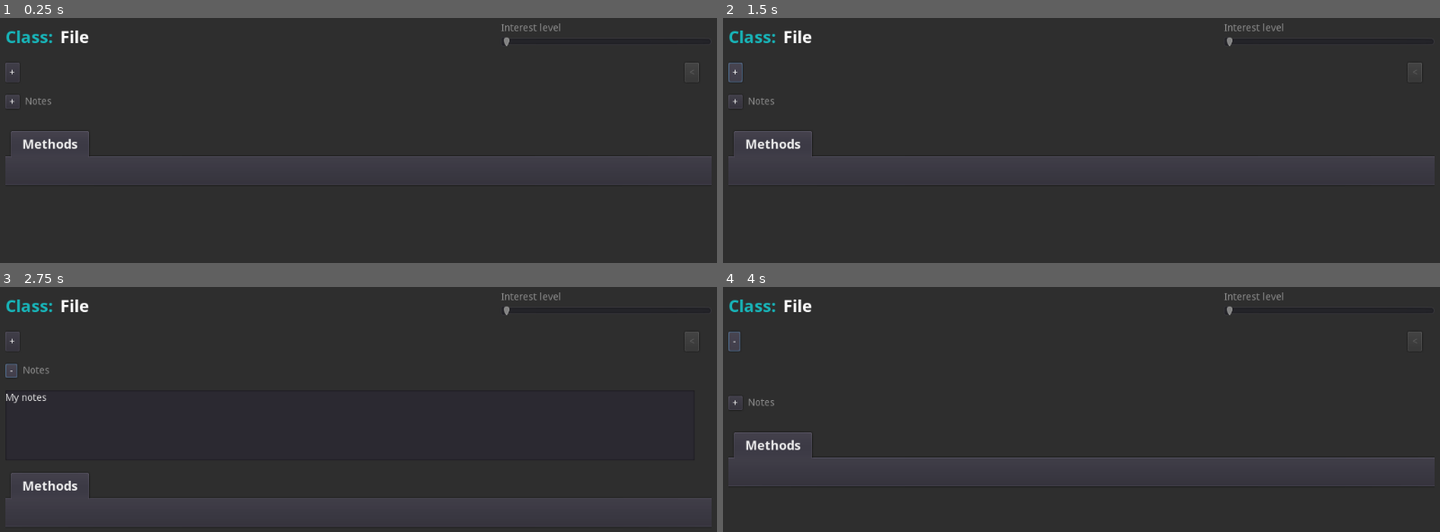
Above: before the commit, frames 1-4 (two rows, left to right).
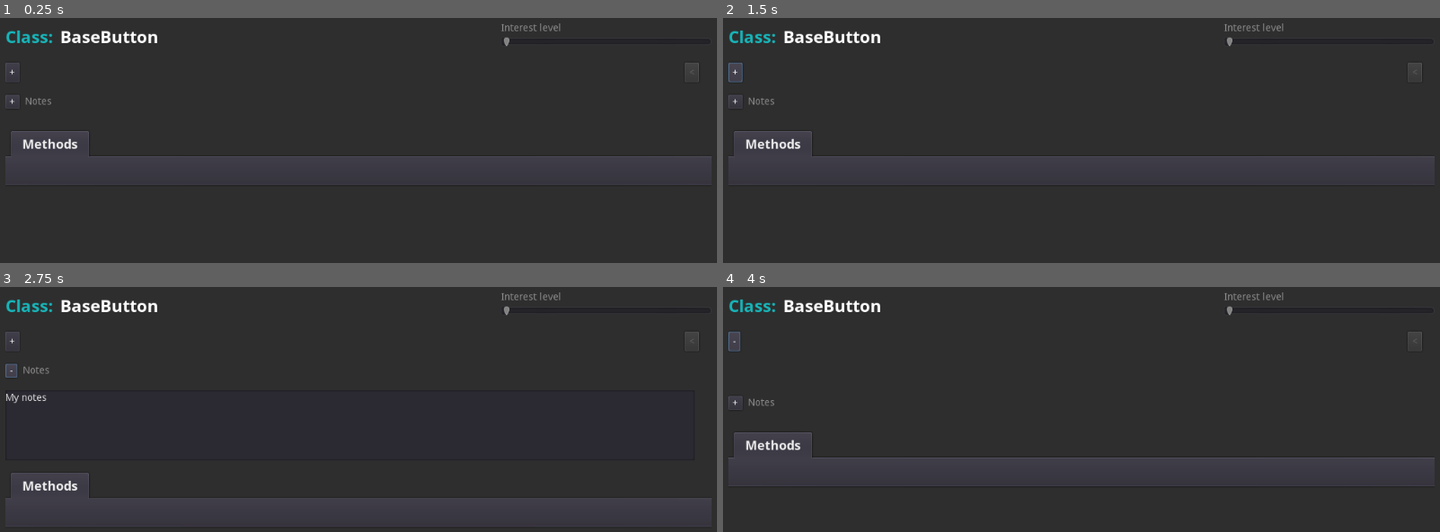
Above: after the commit, the same moments.

Repository: andrew-wilkes/godotbuddy.com
Game: Godot game, scene res://Test.tscn
Two runs of this game, one before a commit and one after it. Both use one fixed random seed, a clock stepped at 60 frames per second and the inputs below. The project has no main scene, so this scene is started directly.
Inputs:
- Up to frame 1 (0.25 s): no input
- Up to frame 2 (1.5 s): click "+" at 0.5 s; click "-" at 1.25 s
- Up to frame 3 (2.75 s): click "+" at 2 s
- Up to frame 4 (4 s): click "-" at 2.75 s; click "+" at 3.5 s

The runs differ from the first frame. In frame 1, 0.4% of the frame differs, in the area x 8-22%, y 5-11%; in frame 2, 0.4%; in frame 3, 0.4%; in frame 4, 0.4%.
Error before the commit: Invalid get index 'File' (on base: 'Dictionary'). (res://ClassDetails.gd:209)
Error after the commit: Invalid get index 'BaseButton' (on base: 'Dictionary'). (res://ClassDetails.gd:216)

Commit message:
Add property descriptions

Diff:
--- a/apps/desktop/ClassDetails.gd
+++ b/apps/desktop/ClassDetails.gd
@@ -32,9 +32,9 @@
 	descbox.hide()
 	notes.get_parent().hide()
 	#update_content("CollisionObject2D")
-	update_content("File")
+	#update_content("File")
 	#update_content("String")
-	#update_content("Button")
+	update_content("BaseButton")
 	#update_content("Array")
 
 
@@ -88,14 +88,20 @@
 				content.append(mstrs[0])
 				descriptions.append(mstrs[1])
 			content.append("[/table]\n")
-			content.append("Method Descriptions")
+			content.append("Method Descriptions\n")
 			for d in descriptions:
 				content.append(d)
 		"properties":
 			content.append("[table=2]")
+			var descriptions = []
 			for key in items.keys():
-				content.append(get_property_string(key, items[key]))
-			content.append("[/table]")
+				var pstrs = get_property_strings(key, items[key])
+				content.append(pstrs[0])
+				descriptions.append(pstrs[1])
+			content.append("[/table]\n")
+			content.append("Property Descriptions\n")
+			for d in descriptions:
+				content.append(d)
 		"theme_items":
 			content.append("[table=2]")
 			for item in items:
@@ -127,7 +133,7 @@
 					content.append("\t\u2022 " + vals[key].name + " = " + vals[key].value + " - " + vals[key].description + "\n")
 		"tutorials":
 			for link in items:
-				content.append(get_link_string(link))
+				content.append("\t" + get_link_string(link))
 	tab.set_content(content.join("\n"))
 
 
@@ -139,17 +145,18 @@
 
 func get_theme_item_string(attribs: Dictionary):
 	var args = attribs.args[0]
-	return "[cell][right]%s[/right]\t[/cell][cell]%s %s %s[/cell]" %  [get_return_type_string(args.type), args.name, get_default_property_value(args), attribs.get("description", "")]
+	return "[cell][right]%s[/right]\t[/cell][cell]%s %s\t%s[/cell]" %  [get_return_type_string(args.type), args.name, get_default_property_value(args), attribs.get("description", "")]
 
 
 func get_signal_string(sname, attribs):
 	return "[cell]%s (%s)[/cell]" % [sname, get_args(attribs.args)]
 
 
-func get_property_string(pname, attribs: Dictionary):
-	var ps = PoolStringArray([])
-	ps.append("[cell][right]%s[/right]\t[/cell][cell]%s %s[/cell]" % [get_return_type_string(attribs.type), pname, get_default_property_value(attribs)])
-	return ps.join("\n")
+func get_property_strings(pname, attribs: Dictionary):
+	var type = get_return_type_string(attribs.type)
+	var ps = "[cell][right]%s[/right]\t[/cell][cell]%s %s[/cell]" % [type, pname, get_default_property_value(attribs)]
+	var pds = "\u2022 %s %s %s\n\t%s setter\n\t%s getter\n" % [type, pname, get_default_property_value(attribs), attribs.setter, attribs.getter]
+	return [ps, pds]
 
 
 func get_method_strings(mname, attribs):
